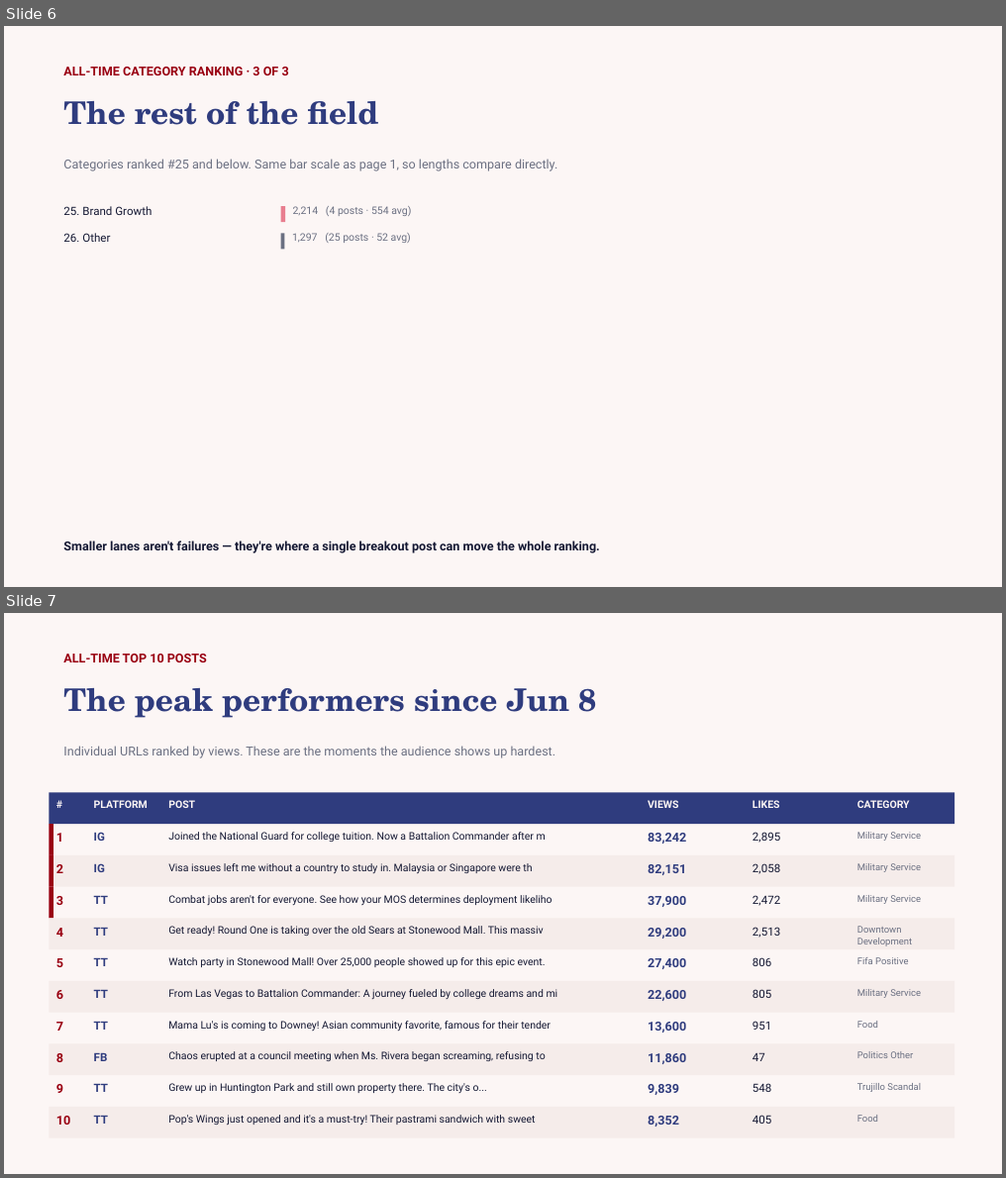
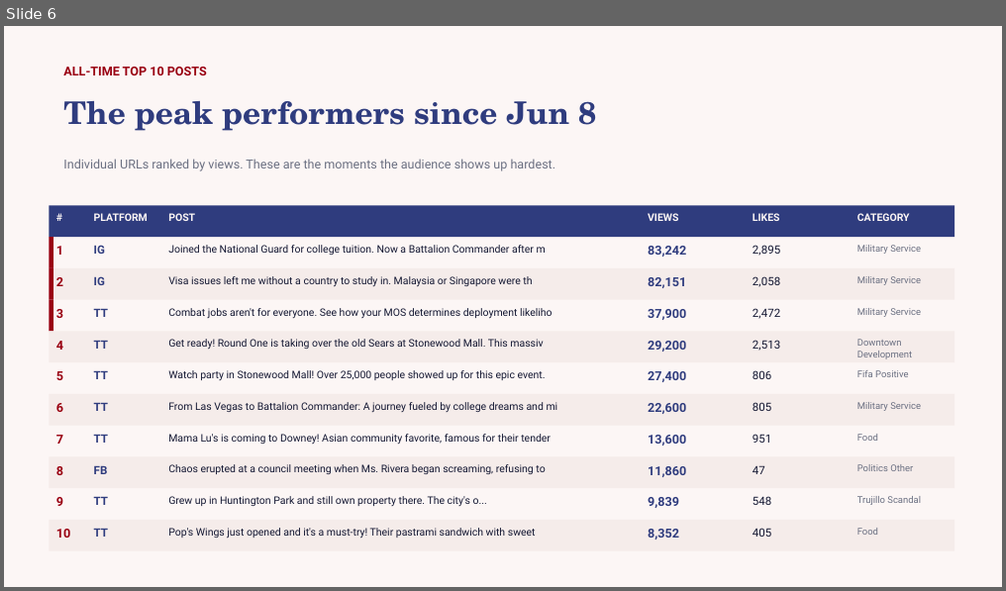
Before and after one commit to zvmmer/talking-downey-kpis, a slide deck: OVERALL_REPORT.pptx. Shown one above the other, each under a label of ours: slides 6 and 7 before the commit, slide 6 after it. The pictures are 1006x1178 and 1006x591 pixels, drawn with LibreOffice and Linux fonts; fonts in the diff are those of the drawing. Boxes give left, top, right and bottom in pixels: in the first picture for what was removed or moved away, otherwise in the second. Text is boxed around its words. In the diff, an @@ line names an element or a change of style, - is before the commit and + after.

Commit message:
Overall deck: categories split evenly across exactly 2 pages

```diff
--- a/OVERALL_REPORT.pptx
+++ b/OVERALL_REPORT.pptx
@@ slide 6 removed at (4,26,1002,587), background #FFFFFF @@
@@ rectangle removed at (4,26,1002,587) @@
@@ text removed at (63,67,289,76) @@
-ALL-TIME CATEGORY RANKING · 3 OF 3
@@ text removed at (63,101,379,125) @@
-The rest of the field
@@ text removed at (63,159,557,172) @@
-Categories ranked #25 and below. Same bar scale as page 1, so lengths compare directly.
@@ text removed at (63,206,152,215) @@
-25. Brand Growth
@@ text removed at (63,233,110,242) @@
-26. Other
@@ rectangle removed at (281,206,285,222) @@
@@ rectangle removed at (281,233,285,249) @@
@@ text removed at (292,233,411,243) @@
-1,297 (25 posts · 52 avg)
@@ text removed at (293,206,411,216) @@
-2,214 (4 posts · 554 avg)
@@ text removed at (63,541,600,554) @@
-Smaller lanes aren't failures — they're where a single breakout post can move the whole ranking.
@@ what was slide 7 is now slide 6 @@
```
Also in this commit, not shown: 2 slides changed, 1 other file.
